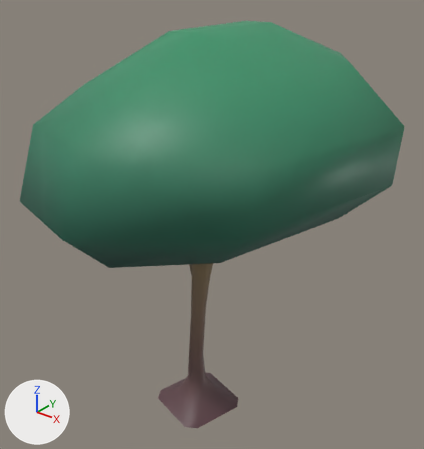
The FBX model Assets/ART/Models/Terrain/Tree_E.fbx as it was, and as the next commit left it.
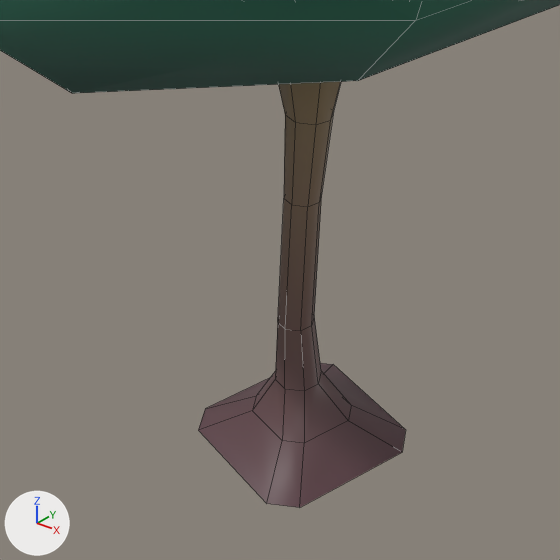
Each version is shown whole from a 50 mm camera at (2.49, -2.89, 3.53) aimed at (0.04, 0.17, 1.63), then close up on the part from 19% to 70% of the width and 52% to 100% of the height. Every picture has the same lights, and +X, +Y and +Z are marked at lower left. The close-ups show mesh edges as thin lines. Where no turn or scale is listed for an object, it has been applied to the vertices. Vertices at the same position are counted once.

In view in the first close-up: 'MDL_Tree_E'.
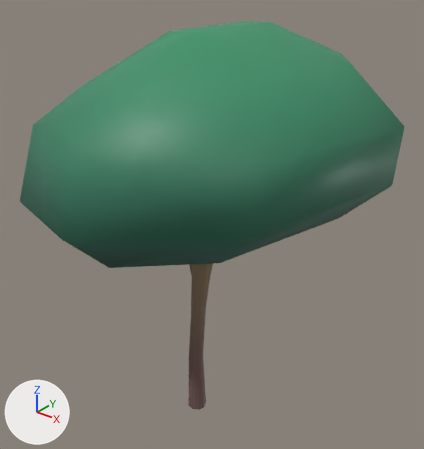
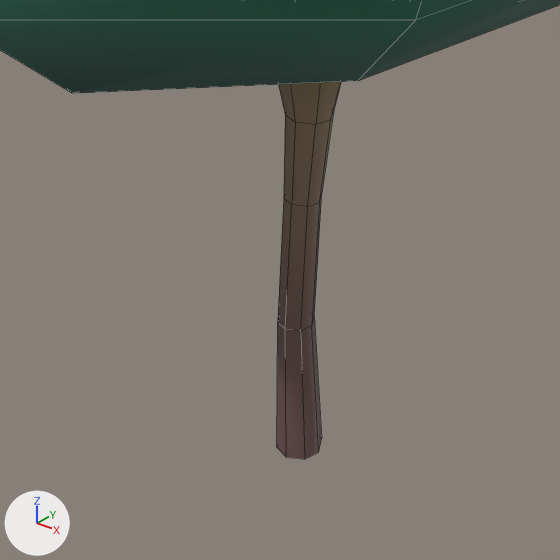
What changed in the scene script:
```text
Change me_tree_c:
    used by ob_mdl_tree_e; location = (0.0, 0.0, 0.0)
    remove me_tree_c.from_pydata(...)  # 104 vertices, 99 faces; spans x -1.04..1.25, y -1.13..1.42, z 0.01..3.04
    add me_tree_c.from_pydata(...)  # 88 vertices, 83 faces; spans x -1.04..1.25, y -1.13..1.42, z -0.04..3.04
    me_tree_c part 1
    24 vertices are removed from x -0.34..0.3, y -0.26..0.38, z 0.01..0.24
    24 faces are deleted
    8 vertices are added at x -0.1..0.05, y -0.03..0.12, z -0.04
    8 new faces join them
```

Boxes [x1, y1, x2, y2] around the edits, measured in the close-ups (560 x 560 px):
'MDL_Tree_E', reshaped
    before: [0, 0, 560, 507]
    after: [0, 0, 560, 459]
part 1 of me_tree_c, cut back
    before: [198, 317, 406, 507]
    after: [277, 319, 322, 459]
